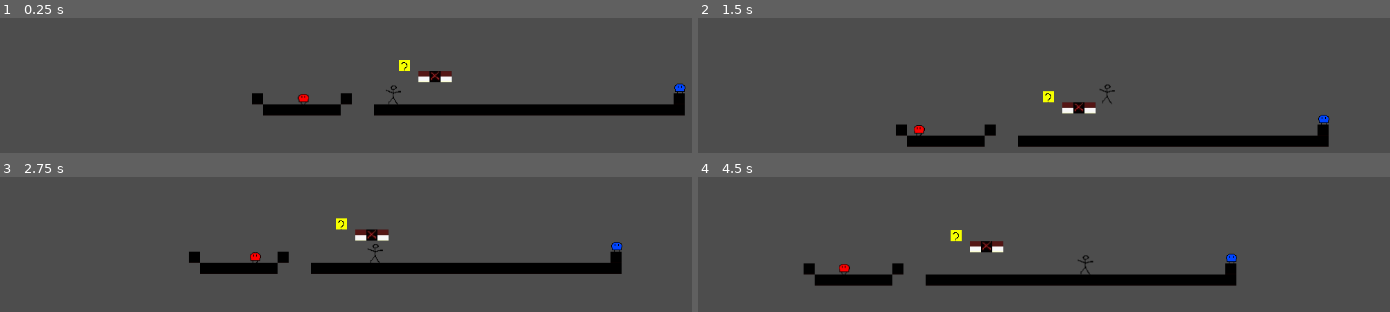
Above: before the commit, frames 1-4 (two rows, left to right).
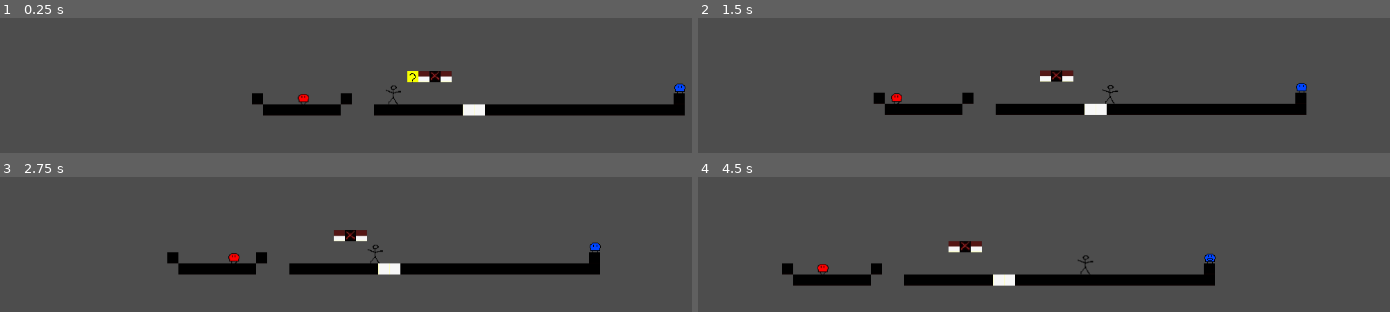
Above: after the commit, the same moments.

Repository: Slex736/CupHead-Fake-
Game: Godot game, scene res://Scenes/root.tscn
The game is run twice, just before and just after one commit, with the same random seed, the same clock (stepped at 60 frames per second) and the same inputs.
Inputs:
- Up to frame 1 (0.25 s): no input
- Up to frame 2 (1.5 s): tap Enter at 0.5 s; hold D (Right) from 0.53 s (still down); tap Space (Jump) at 0.77 s
- Up to frame 3 (2.75 s): tap Space (Jump) at 1.52 s; release D (Right) at 2.03 s; hold A (Left) from 2.03 s (still down)
- Up to frame 4 (4.5 s): release A (Left) at 2.78 s; hold D (Right) 2.78-4.28 s; tap Space (Jump) at 3.02, 3.77 s; hold A (Left) from 4.28 s (still down)

The runs differ from the first frame. In frame 1, 0.6% of the frame differs, in the area x 57-71%, y 31-73%; in frame 2, 11%, in the area x 25-92%, y 38-96%; in frame 3, 4.0%; in frame 4, 3.3%.

Commit message:
Blue enemy totally finished

Diff:
--- a/Scenes/blue_enemy.tscn
+++ b/Scenes/blue_enemy.tscn
@@ -4,6 +4,7 @@
 [ext_resource type="Texture2D" uid="uid://csi5qkpwgaq2j" path="res://Assets/Blue_Enemy.png" id="2_iplp6"]
 
 [sub_resource type="CircleShape2D" id="CircleShape2D_qam3c"]
+radius = 150.0
 
 [sub_resource type="AtlasTexture" id="AtlasTexture_e1lh4"]
 atlas = ExtResource("2_iplp6")
@@ -62,10 +63,7 @@
 [node name="AnimatedSprite2D" type="AnimatedSprite2D" parent="."]
 texture_filter = 1
 sprite_frames = SubResource("SpriteFrames_w7sm7")
-animation = &"Shooting"
 autoplay = "default"
-frame = 3
-frame_progress = 1.0
 
 [connection signal="body_entered" from="." to="." method="PlayerEnteredShootingRadius"]
 [connection signal="body_exited" from="." to="." method="PlayerLeavingShootingRadius"]
--- a/Scenes/blue_enemy_projectile.tscn
+++ b/Scenes/blue_enemy_projectile.tscn
@@ -7,6 +7,7 @@
 radius = 4.0
 
 [node name="Blue_Enemy_Projectile" type="Area2D"]
+visible = false
 script = ExtResource("1_mm0ik")
 
 [node name="CollisionShape2D" type="CollisionShape2D" parent="."]
@@ -15,3 +16,5 @@
 [node name="Sprite2D" type="Sprite2D" parent="."]
 texture_filter = 1
 texture = ExtResource("2_aofw3")
+
+[connection signal="body_entered" from="." to="." method="ContactWithPlayerOrWall"]
--- a/Scenes/root.tscn
+++ b/Scenes/root.tscn
@@ -21,6 +21,7 @@
 0:2/0 = 0
 0:2/0/physics_layer_0/polygon_0/points = PackedVector2Array(-8, -8, 8, -8, 8, 8, -8, 8)
 1:2/0 = 0
+1:2/0/physics_layer_0/polygon_0/points = PackedVector2Array(-8, -8, 8, -8, 8, 8, -8, 8)
 
 [sub_resource type="TileSet" id="TileSet_4g5cr"]
 physics_layer_0/collision_layer = 1
@@ -45,14 +46,14 @@
 
 [node name="FrontGround" type="TileMapLayer" parent="TileMap"]
 use_parent_material = true
-tile_map_data = PackedByteArray("AAD+/wAAAQAAAAAAAAD//wAAAQA …(264 unchanged characters)… 7////AQAAAAAAAAAFAAAAAQAAAAAAAAAGAAAAAQAAAAAAAAAHAAAAAQAAAAAAAAAIAAAAAQAAAAAAAAAJAAAAAQAAAAAAAAAKAAA …(271 unchanged characters)…
+tile_map_data = PackedByteArray("AAD+/wAAAQAAAAAAAAD//wAAAQA …(264 unchanged characters)… 7////AQAAAAAAAAAFAAAAAQAAAAAAAAAGAAAAAQABAAIAAAAHAAAAAQABAAIAAAAIAAAAAQAAAAAAAAAJAAAAAQAAAAAAAAAKAAA …(271 unchanged characters)…
 tile_set = SubResource("TileSet_4g5cr")
 
 [node name="Red_Enemy" parent="." instance=ExtResource("4_c3mwy")]
 position = Vector2(-121, -7)
 
-[node name="Lucky Block" parent="." instance=ExtResource("5_4g5cr")]
-position = Vector2(12, -64)
-
 [node name="Blue_Enemy" parent="." instance=ExtResource("6_ckhy6")]
 position = Vector2(409, -22)
+
+[node name="Lucky Block" parent="." instance=ExtResource("5_4g5cr")]
+position = Vector2(24, -48)
--- a/Scripts/blue_enemy.gd
+++ b/Scripts/blue_enemy.gd
@@ -5,11 +5,12 @@
 var projectilescene = preload("res://Scenes/blue_enemy_projectile.tscn")
 var projectile
 
-@export var radius = 50
+@export var radius = 150
 var PlayerInRadius = false
 
 var tickcounter = 0
-var ShootDelay = 1
+# in seconds
+var ShootDelay = 2
 
 # Called when the node enters the scene tree for the first time.
 func _ready() -> void:
@@ -20,8 +21,9 @@
 
 
 func _process(delta: float) -> void:
+	# countdown to delay the shooting
 	tickcounter += 1 * delta
-	if tickcounter > 1 and PlayerInRadius:
+	if tickcounter > ShootDelay and PlayerInRadius:
 		ShootBall()
 		tickcounter = 0
 
--- a/Scripts/blue_enemy_projectile.gd
+++ b/Scripts/blue_enemy_projectile.gd
@@ -1,28 +1,51 @@
 extends Area2D
+
+@onready var blue_enemy_projectile: Area2D = $"."
 
 var animated_sprite
 var player
 var velocity:Vector2
 
+var step
+var TravelledDistanceStep
+var TravelledDistanceTotal: float = 0.0
+
+var HasBeenShot = false
+
 # Called when the node enters the scene tree for the first time.
 func _ready() -> void:
+	# play animation
+	var children_blue_enemy = get_parent().get_children()
+	for x in children_blue_enemy:
+		if x.name == "AnimatedSprite2D":
+			animated_sprite = x
+
+	animated_sprite.play("Shooting")
+	# wait for it to finish before launching the ball
+	animated_sprite.animation_finished.connect(ShootBall)
+
+	# find player and determine angle
 	var children = get_parent().get_parent().get_children()
 	for i in children:
 		if i.name == "Player":
 			player = i
 	velocity = get_velocity(global_position, player.global_position)
 
-	var children_blue_enemy = get_parent().get_children()
-	for x in children_blue_enemy:
-		if x.name == "AnimatedSprite2D":
-			animated_sprite = x
-
-	animated_sprite.play("Shooting")
-
 
 func _physics_process(delta: float) -> void:
-	global_position += velocity * delta
+	step = velocity * delta
+	# see if the animation has finished to start adding velocity
+	if HasBeenShot == true:
+		global_position += velocity * delta
 
+	if step.x != null:
+		TravelledDistanceStep = ((step.x ** 2) + (step.y ** 2)) ** 0.5
+		TravelledDistanceTotal += TravelledDistanceStep
+
+		if TravelledDistanceTotal > 1000:
+			queue_free()
+
+# determine velocity
 func get_velocity(start_pos: Vector2, target_pos: Vector2) -> Vector2:
 	var max_distance := 200.0
 	var speed := 300.0
@@ -31,3 +54,25 @@
 	delta = delta.limit_length(max_distance)
 
 	return delta.normalized() * speed
+
+func ShootBall():
+	if HasBeenShot == false:
+		var children_blue_enemy = get_parent().get_children()
+		for x in children_blue_enemy:
+			if x.name == "AnimatedSprite2D":
+				animated_sprite = x
+
+		animated_sprite.play("default")
+
+		blue_enemy_projectile.visible = true
+
+		HasBeenShot = true
+
+
+
+
+func ContactWithPlayerOrWall(body: Node2D) -> void:
+	if body is CharacterBody2D:
+		set_deferred("monitoring", false) # if this script is on an Area2D
+		get_tree().call_deferred("reload_current_scene")
+	queue_free()
